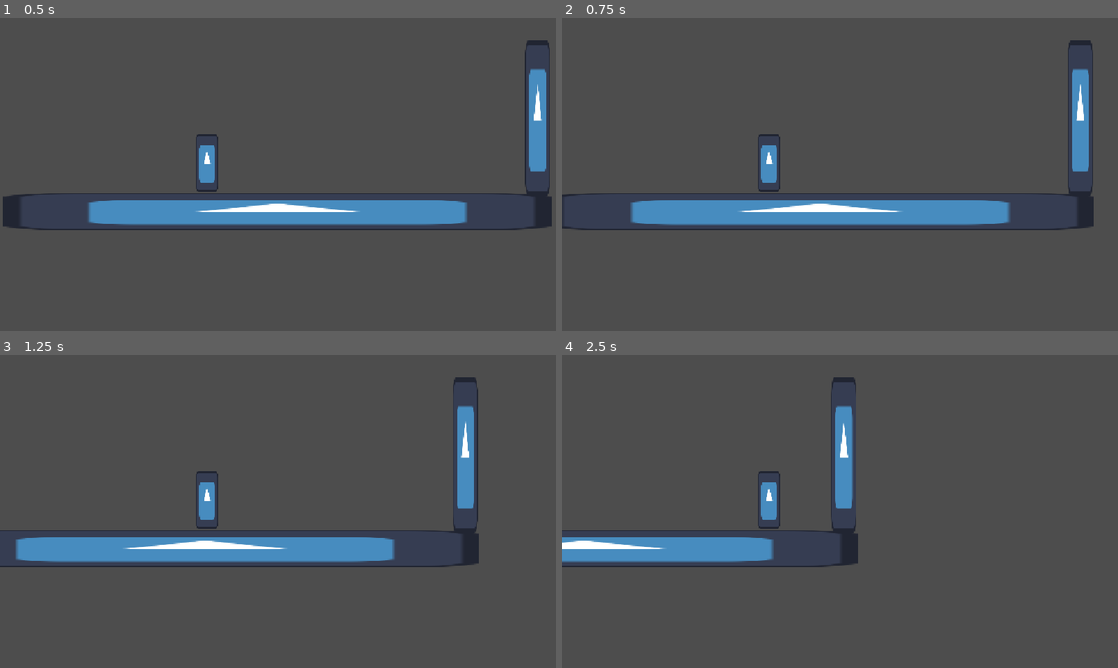
Above: before the commit, frames 1-4 (two rows, left to right).
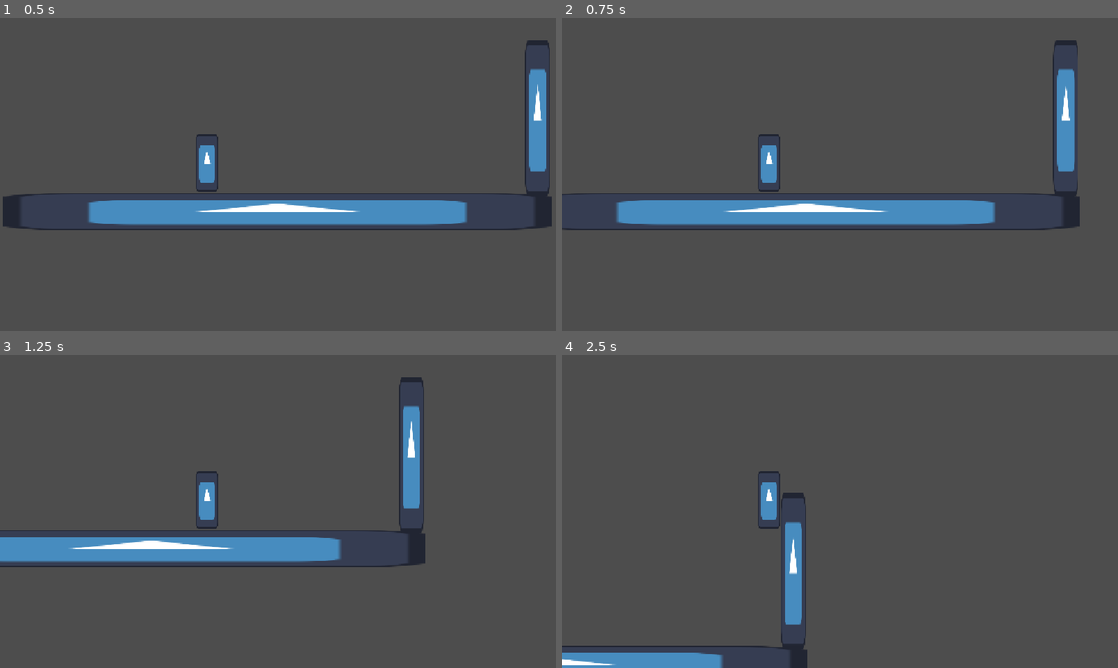
Above: after the commit, the same moments.

Repository: PabloBeceiro23/GodotCharacterTest
Game: Godot game, scene res://Escenas/node_2d.tscn
Two runs of this game, one before a commit and one after it. Both use one fixed random seed, a clock stepped at 60 frames per second and the inputs below. The project has no main scene, so this scene is started directly. The engine's default icon, where the game draws it, is replaced by a stand-in: a white triangle on a blue panel in a dark square.
Inputs:
- Up to frame 1 (0.5 s): no input
- Up to frame 2 (0.75 s): tap Enter at 0.5 s; hold D (derecha) from 0.53 s (still down); hold Ctrl (control) from 0.53 s (still down)
- Up to frame 3 (1.25 s): keep holding D (derecha); keep holding Ctrl (control); tap Shift (shift) at 0.8 s
- Up to frame 4 (2.5 s): release Ctrl (control) at 1.28 s; tap Shift (shift) at 1.35 s; tap Z (z) at 1.55 s; release D (derecha) at 2.03 s; hold A (izquierda) from 2.03 s (still down); hold Z (z) from 2.03 s (still down); tap Ctrl (control) at 2.3 s

Frame 1 is identical in both runs. In frame 2, 3.4% of the frame differs, in the area x 0-96%, y 7-68%; in frame 3, 5.0%; in frame 4, 8.0%, in the area x 0-54%, y 7-100%.

Commit message:
Mejora de la funcionalidad de rockfall

Diff:
--- a/Scripts/character_body_2d.gd
+++ b/Scripts/character_body_2d.gd
@@ -1,26 +1,14 @@
 extends CharacterBody2D
 
-const SPEED = 200
-const JUMP_SPEED = -600
+const SPEED = 350
+const JUMP_SPEED = -800
 var contadorSaltos = 0
 
 
 func _physics_process(delta: float) -> void:
-
-
-	# baja gravedad pulsando control. si no gravedad normal
-	if not is_on_floor() and Input.is_action_pressed("control"):
-		velocity += get_gravity() / 2 * delta
-	else:
+ 	# Add the gravity.
+	if not is_on_floor():
 		velocity += get_gravity() * delta
-
-
-	 #teleport con z (que avance numero de pixeles hacia una direccion)
-	if Input.is_action_just_pressed("z"):
-		position.x += 150
-
-
-
 # movimiento en el eje x
 	if Input.is_action_pressed("izquierda"):
 		velocity.x = -SPEED
@@ -33,6 +21,11 @@
 	if Input.is_action_just_pressed("espacio") and is_on_floor():
 		contadorSaltos+=1
 		velocity.y = JUMP_SPEED
+#rockfall
+	if(!is_on_floor()) and Input.is_action_pressed("shift"):
+			velocity.x = 0
+			velocity += get_gravity() * 3.5 * delta
+
 
 
 
@@ -46,20 +39,23 @@
 			contadorSaltos = 0
 			pass
 
+ #teleport con z (que avance numero de pixeles hacia una direccion)
+	if Input.is_action_pressed("z"):
+		position.x += 10
 
-#rockfall
-	if(position.y < 0) and Input.is_action_pressed("shift"):
+# baja gravedad pulsando control
+	if not is_on_floor() and Input.is_action_pressed("control"):
+		velocity += get_gravity() * delta
 
-			velocity.x = 0
-			velocity.y += 9.8 * delta
+
 # wall climb (existe is_on_wall())
 	if(is_on_wall()):
 		velocity.y = JUMP_SPEED
 # sprint con shift pulsado
 	if(Input.is_action_pressed("shift") and Input.is_action_pressed("derecha") and is_on_floor()):
-		velocity.x = SPEED + 150
+		velocity.x = SPEED + 250
 	if(Input.is_action_pressed("shift") and Input.is_action_pressed("izquierda") and is_on_floor()):
-		velocity.x = -SPEED - 150
+		velocity.x = -SPEED - 250
 
 
 	move_and_slide()
Not shown, added: .editorconfig
